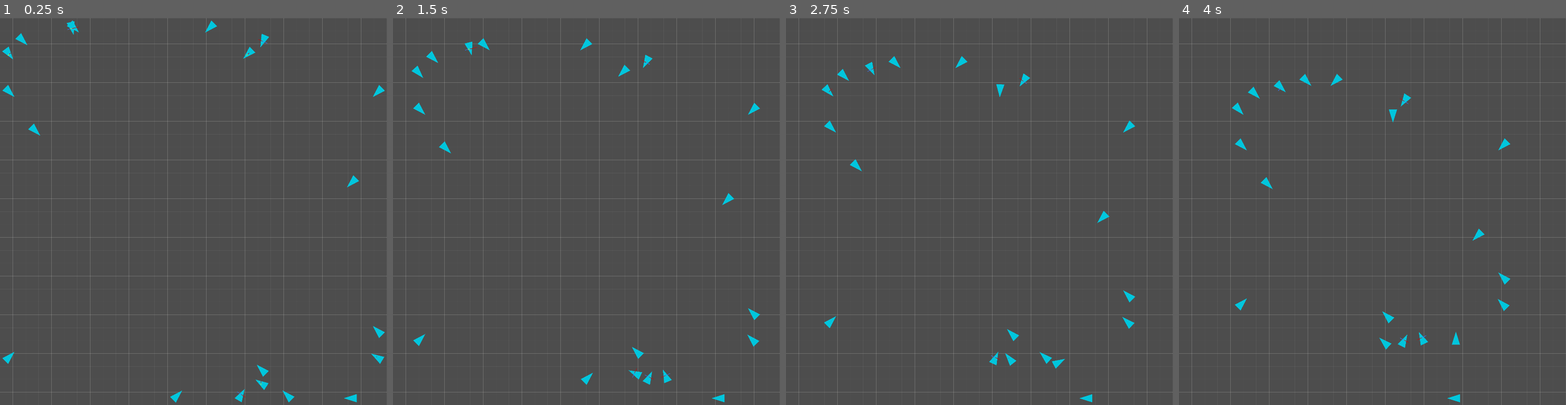
Above: before the commit, frames 1-4 (left to right).
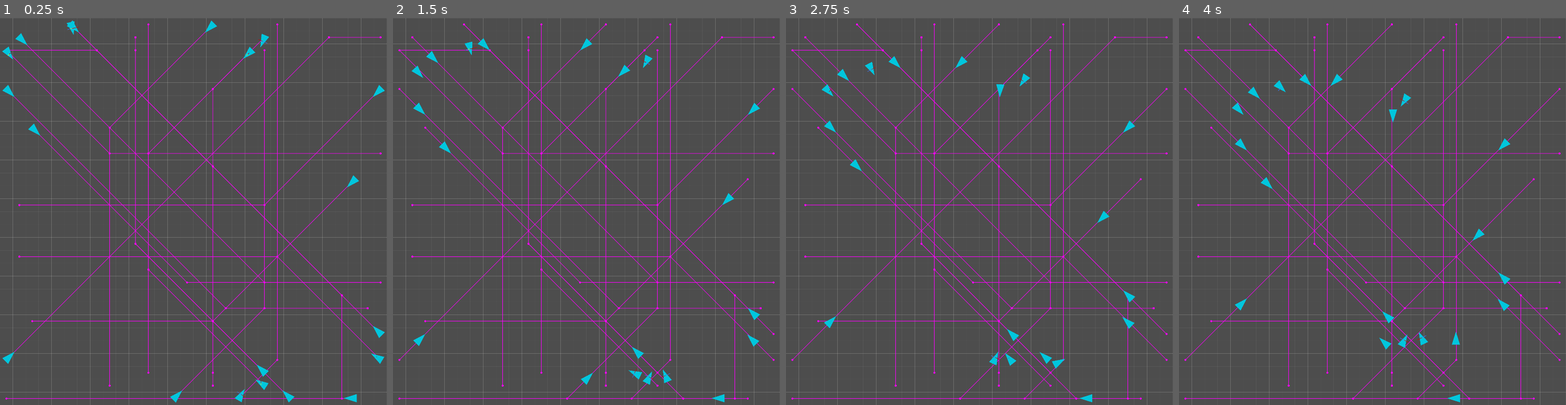
Above: after the commit, the same moments.

Repository: ewandos/godot-plugin-fluid-group-navigation
Game: Godot game, scene res://testbed.tscn
The game is run twice, just before and just after one commit, with the same random seed, the same clock (stepped at 60 frames per second) and the same inputs.
Inputs (mouse positions are in pixels of both pictures, inside the frame that each line leads up to):
- Up to frame 1 (0.25 s): no input
- Up to frame 2 (1.5 s): move the mouse to (671, 192) at 0.52 s; click (671, 192) at 0.67 s; drag from (509, 230) to (648, 56) at 1.27 s
- Up to frame 3 (2.75 s): move the mouse to (1018, 126) at 2.02 s; click (1018, 126) at 2.17 s
- Up to frame 4 (4 s): drag from (1353, 288) to (1415, 79) at 2.77 s; move the mouse to (1488, 269) at 3.52 s; click (1488, 269) at 3.67 s

The runs differ from the first frame. In frame 1, 3.2% of the frame differs, in the area x 1-99%, y 1-99%; in frame 2, 3.3%; in frame 3, 3.3%; in frame 4, 3.3%.
Error before the commit: Invalid call. Nonexistent function 'initialize' in base 'Nil'. (res://navigation_simulation.gd:92)

Commit message:
fixed: missing datacrawler

Diff:
--- a/navigation_simulation.gd
+++ b/navigation_simulation.gd
@@ -1,5 +1,4 @@
 extends Node2D
-
 
 signal completed_suite
 enum Directions {TOP, RIGHT, BOTTOM, LEFT}
@@ -80,17 +79,15 @@
 			unit_instance.move_to(target_world_position)
 			add_child(unit_instance)
 
-
-	if export_data: data_crawler = DataCrawler.new()
-	add_child(data_crawler)
-
-
 	var agents: Array[Agent] = []
 	for unit in units:
 		agents.append(unit.movement)
 
-	data_crawler.initialize(test_id, agents)
-	data_crawler.all_agents_have_completed.connect(_on_all_agents_have_completed)
+	if export_data:
+		data_crawler = DataCrawler.new()
+		data_crawler.initialize(test_id, agents)
+		data_crawler.all_agents_have_completed.connect(_on_all_agents_have_completed)
+		add_child(data_crawler)
 
 	path_renderer.initialize(agents)
 
